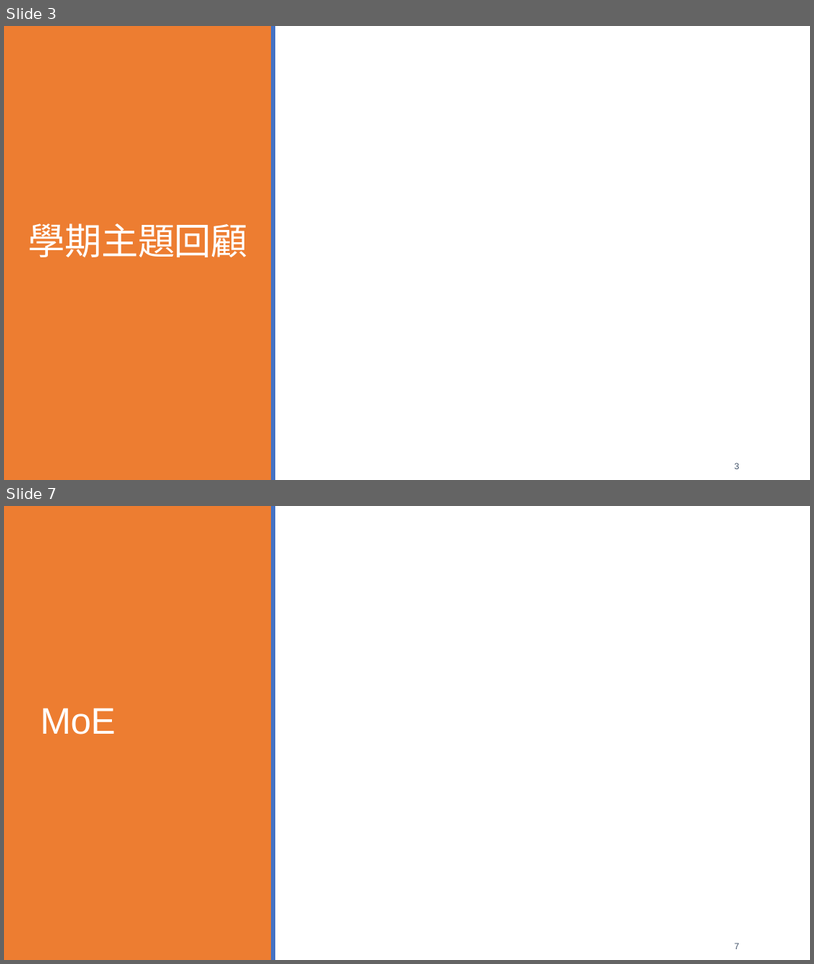
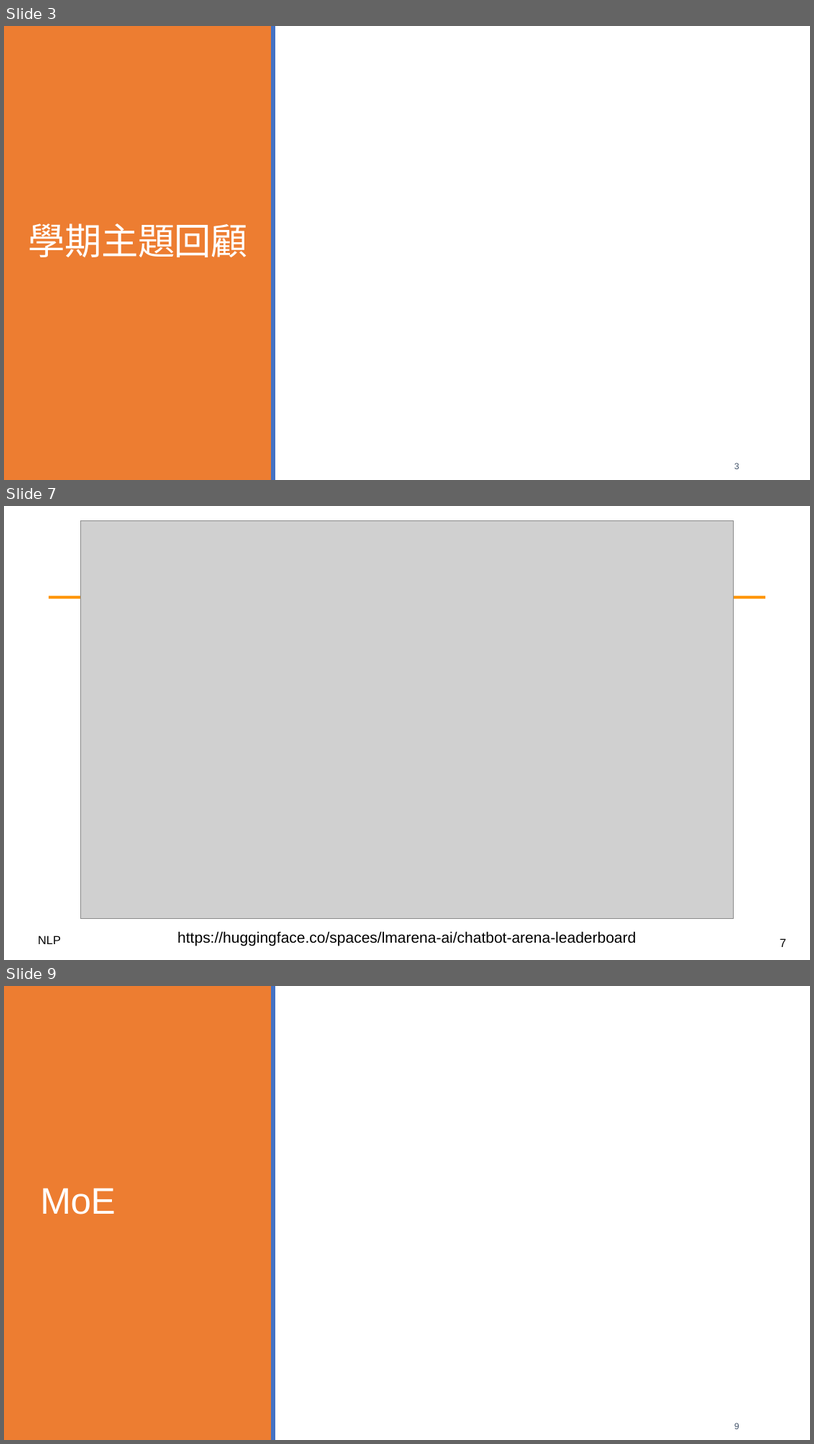
Before and after one commit to mcps5601/CGUNLP_2025_Spring, a slide deck: slides/moe_0601.pptx. Shown one above the other, each under a label of ours: slides 3 and 7 before the commit, slides 3, 7 and 9 after it; the slides between them are not shown. The pictures are 814x964 and 814x1444 pixels, drawn with LibreOffice and Linux fonts; fonts in the diff are those of the drawing; grey boxes stand for pictures; background and template pictures are left out. Boxes give left, top, right and bottom in pixels: in the first picture for what was removed or moved away, otherwise in the second. Text is boxed around its words. In the diff, an @@ line names an element or a change of style, - is before the commit and + after.

```diff
--- a/slides/moe_0601.pptx
+++ b/slides/moe_0601.pptx
@@ slide 7 added at [4,506,810,960], background #FFFFFF @@
@@ picture added at [81,520,734,918] @@
@@ rectangle added at [49,595,766,599], fill #FF9400 @@
@@ text added at [38,935,61,944], 14 pt, text #000000 @@
+NLP
@@ text added at [178,931,636,945], 18 pt, text #000000 @@
+https://huggingface.co/spaces/lmarena-ai/chatbot-arena-leaderboard
@@ page number added at [780,938,787,947], 14 pt, text #000000 @@
+7
@@ what was slide 7 is now slide 9 @@
@@ page number at [735,1422,740,1429]: text changed @@
-7
+9
```
Also in this commit, not shown: 9 slides changed, 4 other slides added, 1 slide removed, 1 other file.
